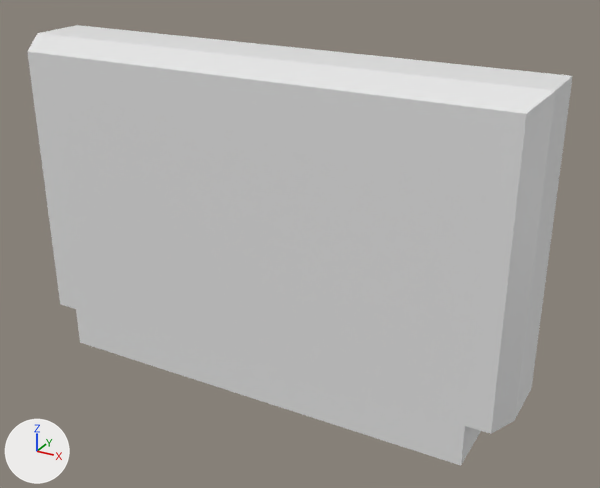
Renders of the Blender file small-objects/famicom-cart/cart.blend from each side of a commit.
One viewpoint serves both versions: a 50 mm lens placed at (0.0807, -0.1331, 0.0648), pointed at (0.0064, 0.002, -0.0027). Every picture has the same lights, and +X, +Y and +Z are marked at lower left.

Objects in the first picture: 'cart'.
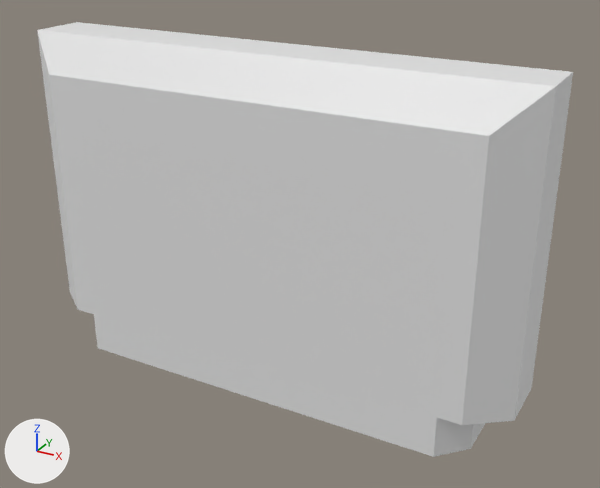
Edits to the bpy script that builds the scene:
```text
Change me_cube_001:
    where me_cube_001.from_pydata(...)  # 229 vertices, 214 faces; spans x 0.0..0.054, y -0.009..0.009, z -0.035..0.035
    used by ob_cart; location = (0.0, 0.0, 0.0)
    me_cube_001 part 1: all 30 vertices in x 0.0465..0.0514, y -0.009, z 0.0317..0.0324 are moved by (-0.0054, 0.0, -0.0042)
    me_cube_001 part 2: all 39 vertices in x 0.0465..0.0514, y -0.009, z -0.035..0.0031 are moved by (-0.0054, 0.0, 0.0)
    me_cube_001 part 3: all 4 vertices in x 0.0, y -0.009, z 0.0317..0.0324 are moved by (0.0, 0.0, -0.0042)
    me_cube_001 part 4: all 52 vertices in x 0.0..0.054, y -0.0031..0.009, z 0.0346..0.035 are moved by (0.0, 0.0, 0.0007)
```

Boxes [x1, y1, x2, y2] around the edits, measured in the pictures (600 x 488 px; the box of a moved part takes in the faces that stretch with it):
'cart', reshaped: before [27, 25, 573, 466]; after [37, 22, 573, 457]
part 1 of me_cube_001, moved or reshaped: before [27, 36, 551, 288]; after [39, 37, 545, 285]
part 2 of me_cube_001, moved or reshaped: before [45, 187, 528, 466]; after [57, 181, 523, 457]
part 3 of me_cube_001, moved or reshaped: before [74, 42, 458, 272]; after [93, 43, 453, 271]
part 4 of me_cube_001, moved or reshaped: before [36, 25, 573, 140]; after [37, 22, 573, 142]
